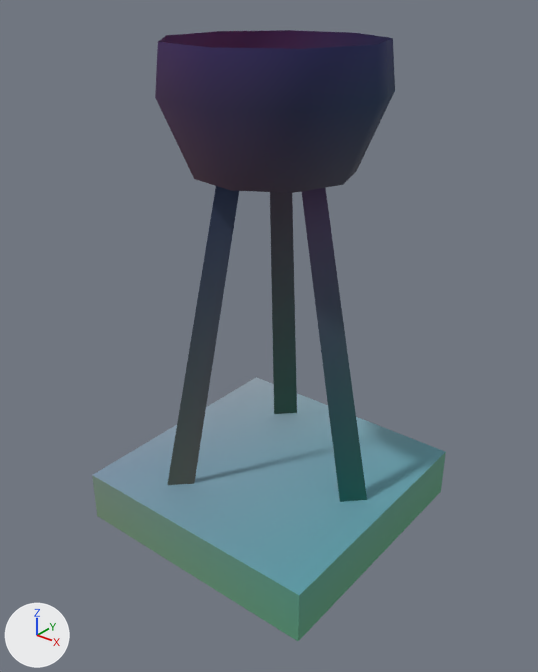
One commit to the glTF model assets/kit/beacon_brazier.glb: the scene before it, then after it.
One viewpoint serves both versions: a 50 mm lens placed at (1.67, -2.12, 2.14), pointed at (0.02, -0.05, 0.86). Every picture has the same lights, and +X, +Y and +Z are marked at lower left. The older version comes first. Vertices at exactly the same position are counted once.

Objects in the first picture: 'beacon_basket', 'beacon_foot', 'beacon_leg', 'beacon_leg.001', 'beacon_leg.002'.
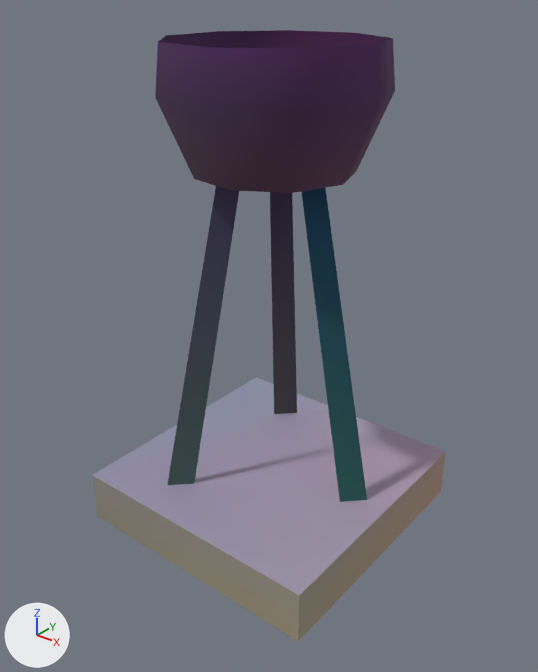
Boxes (x1, y1, x2, y2) around the edits, measured in the pictures (538 x 672 px):
part 1 of me_beacon_foot, recoloured (green to beige)
    both: (98, 452, 446, 641)
part 2 of me_beacon_foot, recoloured (green to light grey)
    both: (92, 475, 298, 595)
part 3 of me_beacon_foot, recoloured
    both: (93, 452, 445, 595)
part 4 of me_beacon_foot, recoloured
    both: (93, 384, 445, 475)
part 5 of me_beacon_leg, recoloured
    both: (324, 188, 367, 502)
part 6 of me_beacon_leg, recoloured
    both: (301, 188, 340, 499)
part 7 of me_beacon_leg_001, recoloured
    both: (274, 359, 297, 414)
part 8 of me_beacon_basket, edited (looks the same)
    both: (156, 95, 393, 193)
part 9 of me_beacon_basket, recoloured
    both: (209, 33, 395, 181)
part 10 of me_beacon_basket, edited (looks the same)
    both: (155, 30, 356, 190)

The change, as a list of edits to the scene's bpy script:
```text
Change me_beacon_foot:
    where me_beacon_foot.from_pydata(...)  # 8 vertices, 12 faces; spans x -0.55..0.55, y -0.55..0.55, z 0.0..0.22
    used by ob_beacon_foot; location = (0.0, 0.0, 0.0)
    me_beacon_foot part 1: 3 faces centred in x 0.183..0.55, y -0.55..0.183, z 0.073..0.147 are repainted in the vertex colours; the middle colour goes from green #86e6bd to beige #e9dbbd
    me_beacon_foot part 2: 2 faces centred in x -0.183, y -0.55..0.55, z 0.147 are repainted in the vertex colours; the middle colour goes from green #b4e6ce to light grey #d2d4ce
    me_beacon_foot part 3: 1 face centred in x 0.183, y -0.183, z 0.22 is repainted in the vertex colours; the middle colour goes from cyan #91e5ff to purple #e2d4ff
    me_beacon_foot part 4: 1 face centred in x -0.183, y 0.183, z 0.22 is repainted in the vertex colours; the middle colour goes from blue #b5e5ff to blue #d1d4ff
Change me_beacon_leg:
    where me_beacon_leg.from_pydata(...)  # 4 vertices, 2 faces; spans x 0.13..0.46, y -0.04..0.04, z 0.2..1.55
    used by ob_beacon_leg; location = (0.0, 0.0, 0.0)
    me_beacon_leg part 5: 1 face centred in x 0.343, y 0.01, z 0.65 is repainted in the vertex colours; the middle colour goes from cyan #38e2c4 to cyan #66dec4
    me_beacon_leg part 6: 1 face centred in x 0.233, y -0.013, z 1.1 is repainted in the vertex colours; the middle colour goes from purple #c08dd6 to cyan #0096d6
Change me_beacon_leg_001:
    where me_beacon_leg_001.from_pydata(...)  # 4 vertices, 2 faces; spans x -0.25..-0.05, y 0.109..0.404, z 0.2..1.55
    used by ob_beacon_leg_001; location = (0.0, 0.0, 0.0)
    me_beacon_leg_001 part 7: 1 face centred in x -0.157, y 0.299, z 0.65 is repainted in the vertex colours; the middle colour goes from green #8ae2b3 to light grey #c1c1b3
Change me_beacon_basket:
    where me_beacon_basket.from_pydata(...)  # 27 vertices, 43 faces; spans x -0.395..0.42, y -0.414..0.414, z 1.5..1.95
    used by ob_beacon_basket; location = (0.0, 0.0, 0.0)
    me_beacon_basket part 8: 20 faces centred in x -0.357..0.317, y -0.346..0.306, z 1.5..1.687 are repainted in the vertex colours; the middle colour goes from pink #c592b2 to pink #d593b2
    me_beacon_basket part 9: 11 faces centred in x 0.15..0.381, y -0.355..0.359, z 1.687..1.893 are repainted in the vertex colours; the middle colour goes from blue #7380c0 to pink #c16ac0
    me_beacon_basket part 10: 12 faces centred in x -0.388..0.149, y -0.39..0.385, z 1.687..1.893 are repainted in the vertex colours; the middle colour goes from pink #bd74c0 to pink #c77bc0
```
